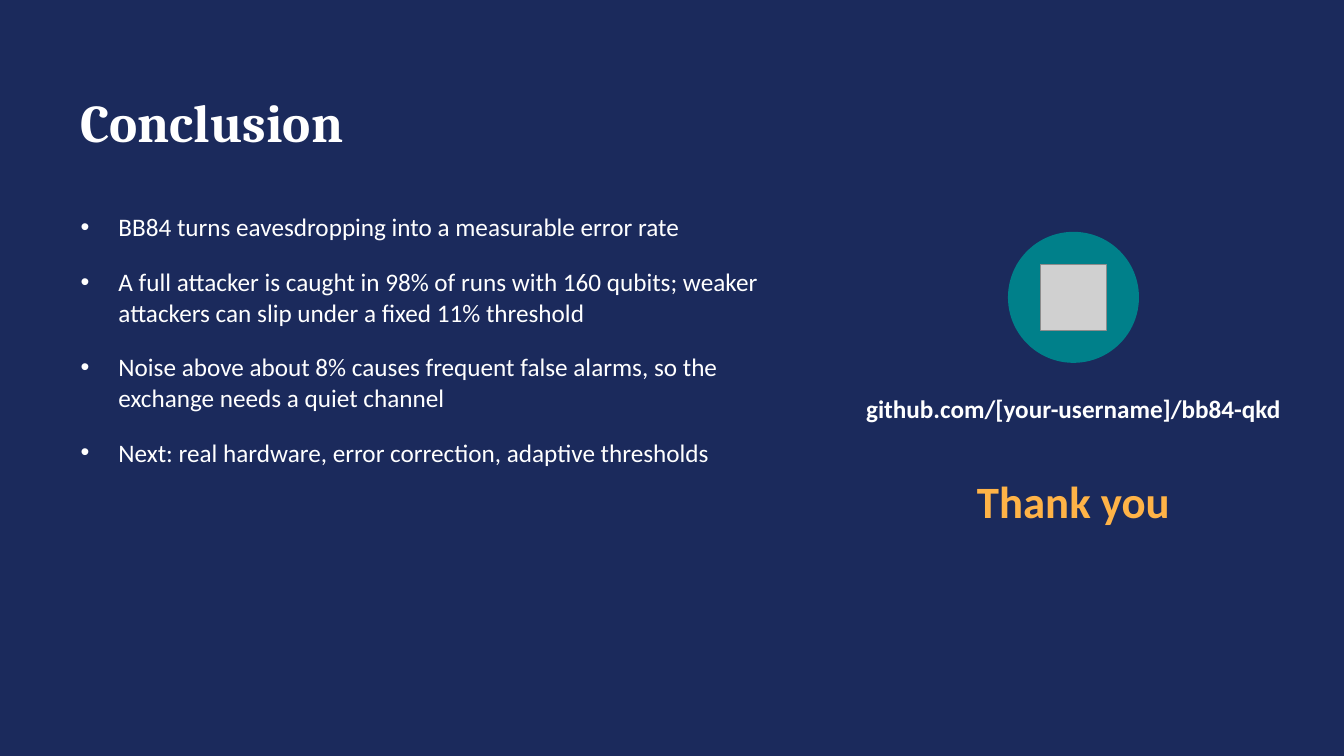
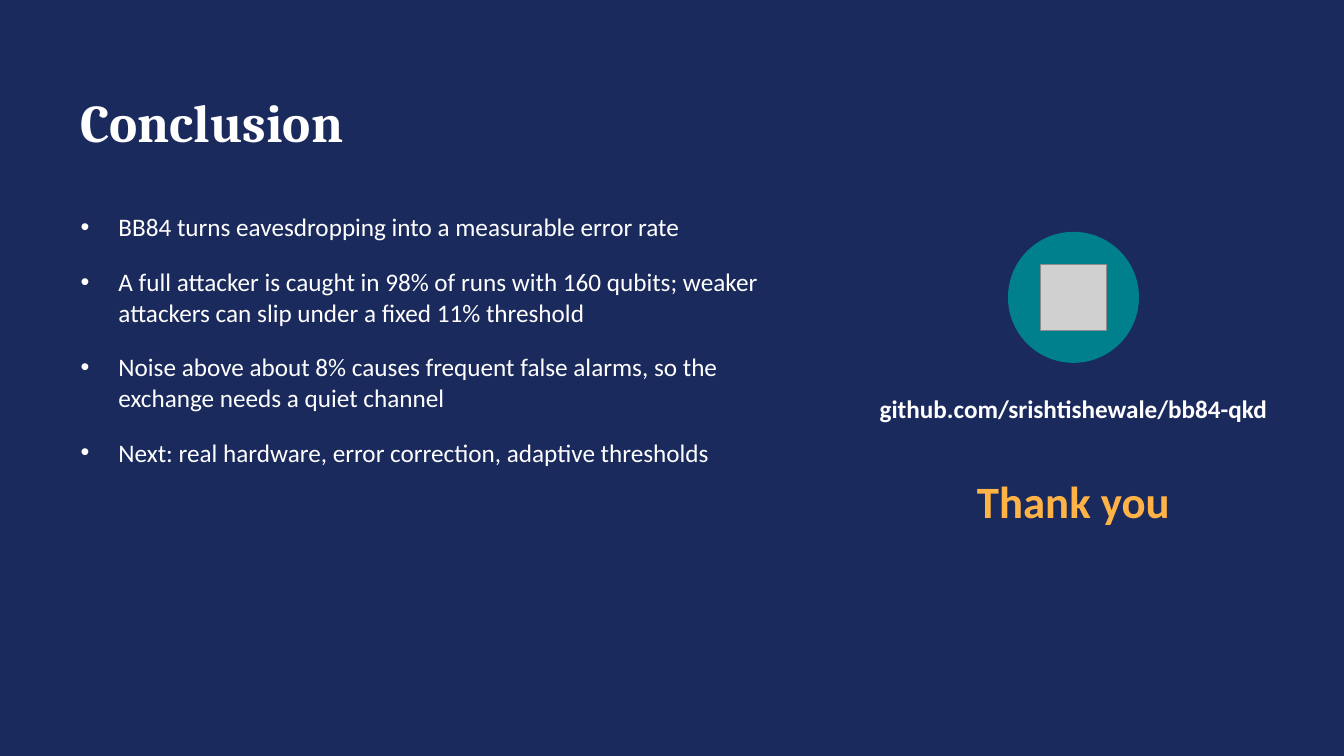
Before and after one commit to srishtishewale/bb84-qkd, a slide deck: slide 10 of docs/bb84_qkd_presentation.pptx (slide 13 before the commit). Drawn at 1344x756 pixels with LibreOffice and Linux fonts; fonts in the diff are those of the drawing; grey boxes stand for pictures. Boxes give left, top, right and bottom in pixels: in the first picture for what was removed or moved away, otherwise in the second. Text is boxed around its words. In the diff, an @@ line names an element or a change of style, - is before the commit and + after.

```diff
--- a/docs/bb84_qkd_presentation.pptx
+++ b/docs/bb84_qkd_presentation.pptx
@@ text at (880, 400, 1267, 423): text changed @@
-github.com/[your-username]/bb84-qkd
+github.com/srishtishewale/bb84-qkd
```
Also in this commit, not shown: 1 other slide changed, 3 slides removed.
